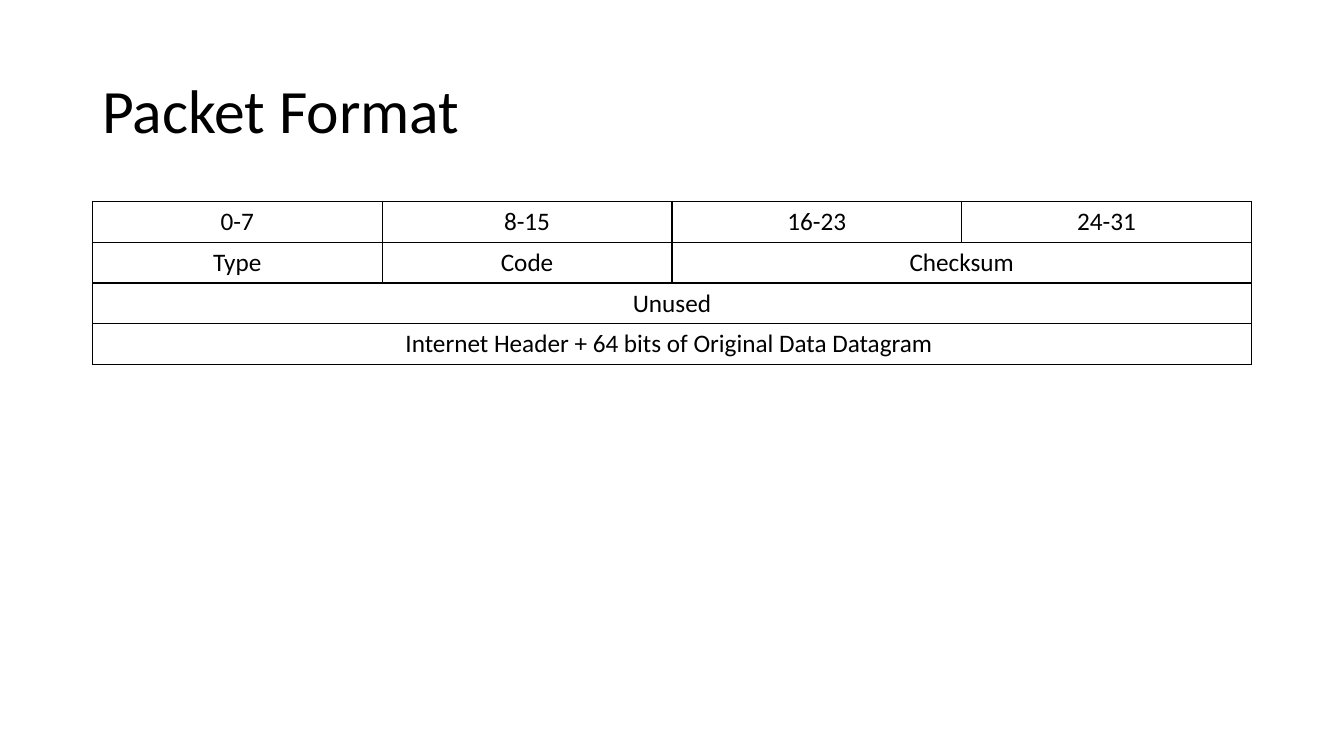
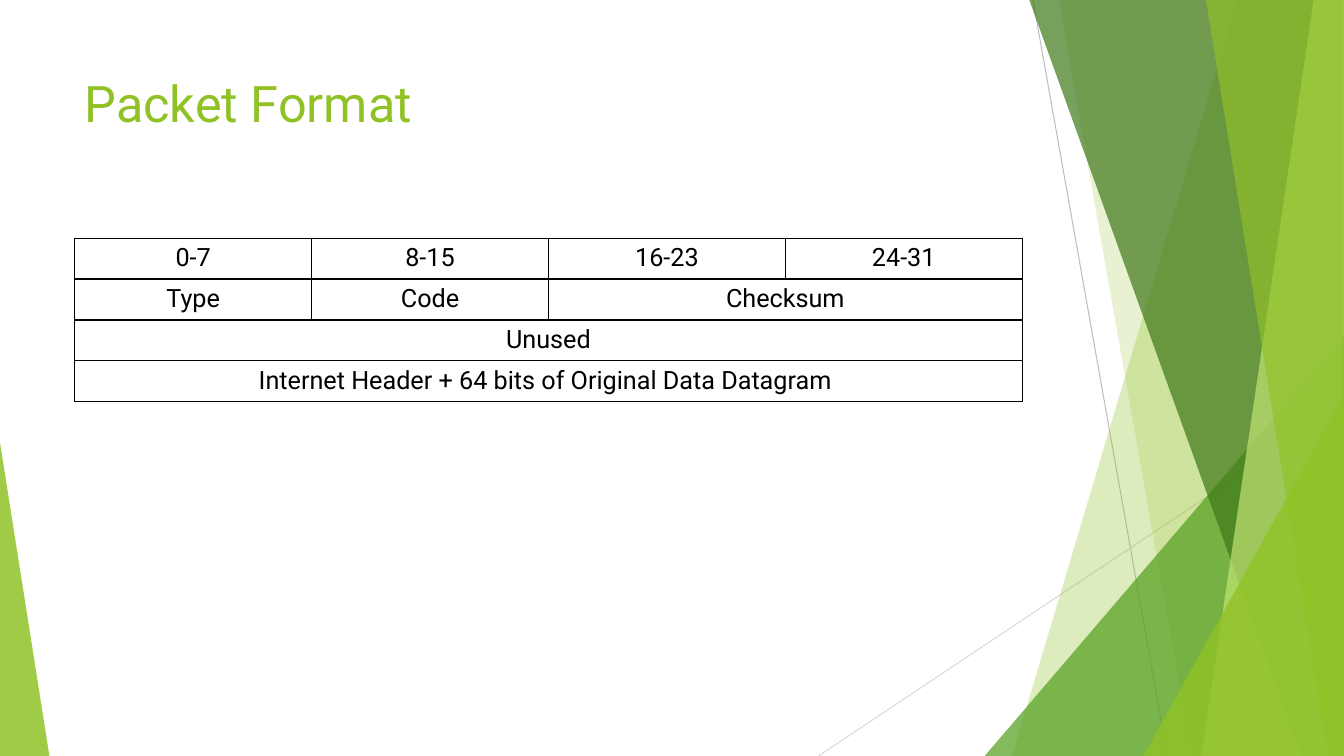
Before and after one commit to shirasael/20588, a slide deck: slide 10 of raw socket & libpcap & icmp.pptx. Drawn at 1344x756 pixels with LibreOffice and Linux fonts; fonts in the diff are those of the drawing. Boxes give left, top, right and bottom in pixels: in the first picture for what was removed or moved away, otherwise in the second. Text is boxed around its words. In the diff, an @@ line names an element or a change of style, - is before the commit and + after.

```diff
--- a/raw socket & libpcap & icmp.pptx
+++ b/raw socket & libpcap & icmp.pptx
@@ title "Packet Format": place and size @@
-title "Packet Format" at box(102, 90, 459, 134)
+title "Packet Format" at box(85, 84, 412, 123)
@@ title "Packet Format" at box(85, 84, 412, 123): size 44 to 36 pt, font Calibri to Roboto, text colour #000000 to #90C226; line spacing 0.9 to 1; vertical alignment middle to top @@
@@ table at box(75, 238, 1022, 665) @@
@@ font Calibri to Roboto @@
@@ table: place and size @@
-table at box(93, 202, 1254, 365)
+table at box(75, 238, 1022, 665)
@@ group added at box(0, 0, 1344, 756): 5 freeform shapes, 3 triangles, 2 lines @@
```
Also in this commit, not shown: 18 other slides changed, 1 other file.
